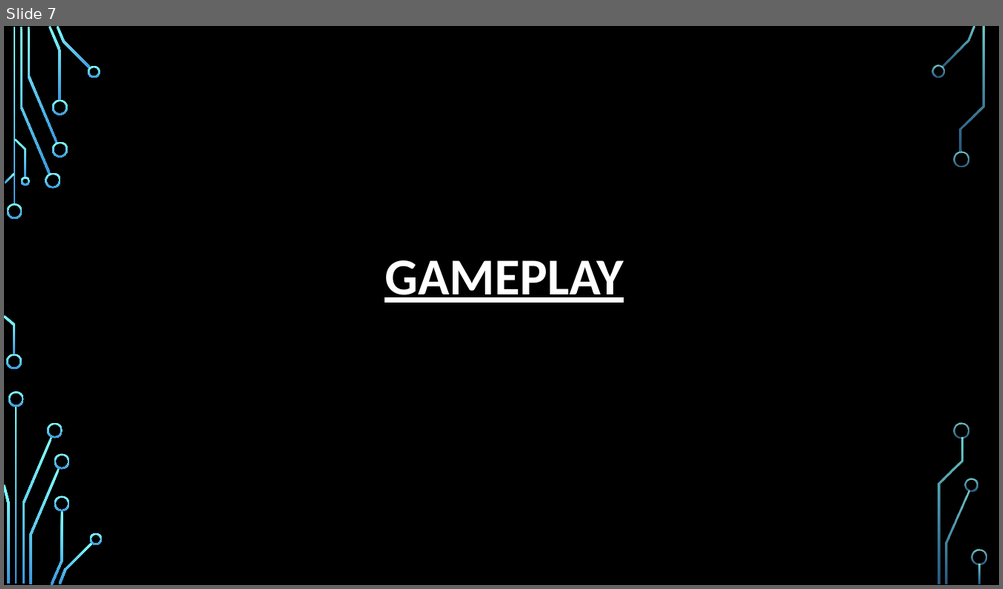
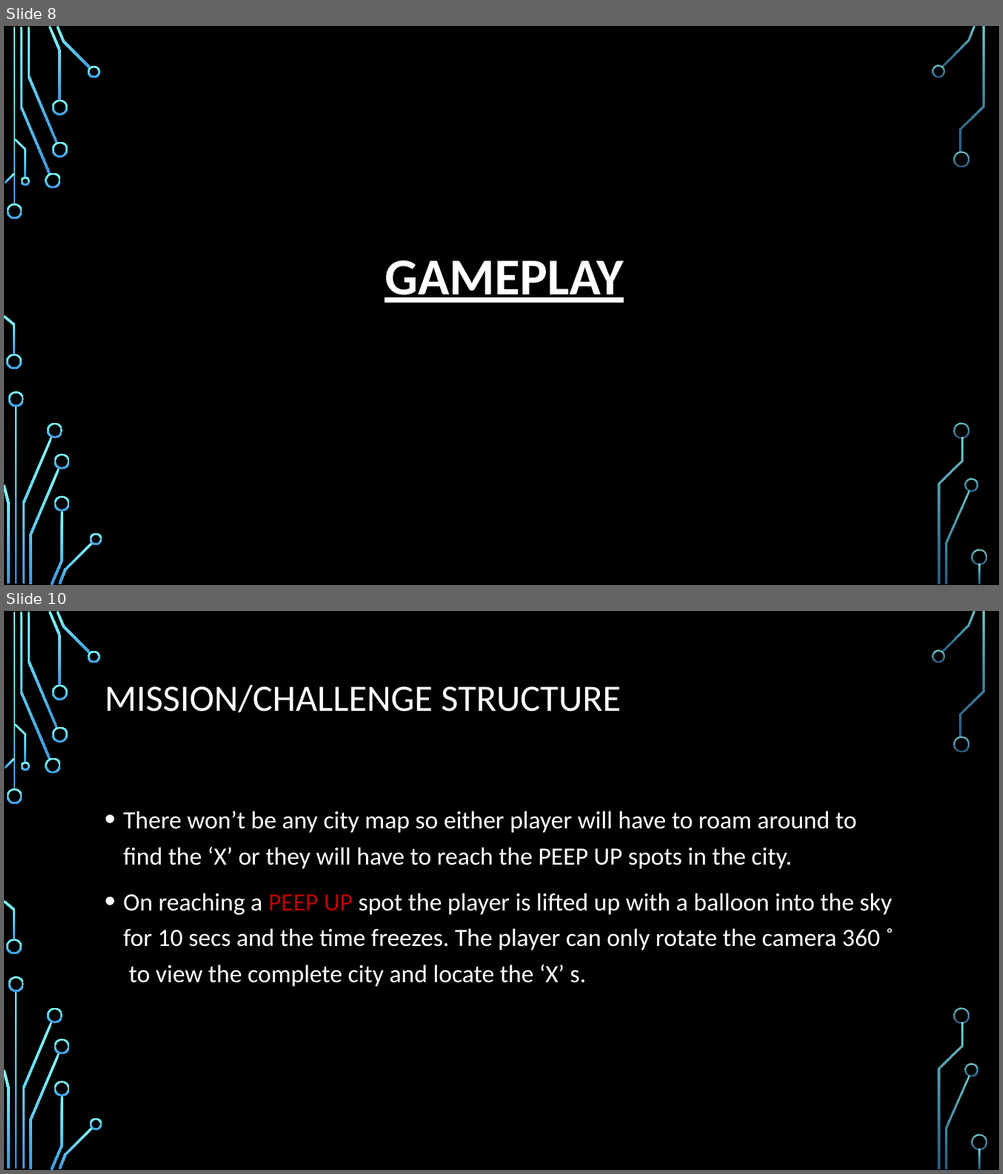
Before and after one commit to ShreyaSharma99/Game_Task3_COP290, a slide deck: Game_Document.pptx. Shown one above the other, each under a label of ours: slide 7 before the commit, slides 8 and 10 after it; the slides between them are not shown. The pictures are 1003x589 and 1003x1174 pixels, drawn with LibreOffice and Linux fonts; fonts in the diff are those of the drawing; background and template pictures are left out. Boxes give left, top, right and bottom in pixels: in the first picture for what was removed or moved away, otherwise in the second. Text is boxed around its words. In the diff, an @@ line names an element or a change of style, - is before the commit and + after.

```diff
--- a/Game_Document.pptx
+++ b/Game_Document.pptx
@@ slide 10 added at (4,611,999,1170), background picture (left out); not listed: 36 template elements that a slide beside it also shows @@
@@ title added at (105,685,620,712), 36 pt, text #FFFFFF @@
+MISSION/CHALLENGE STRUCTURE
@@ text added at (123,811,892,987), 24 pt, text #FFFFFF @@
+• There won’t be any city map so either player will have to roam around to find the ‘X’ or they will have to reach the PEEP UP spots in the city.
+• On reaching a PEEP UP spot the player is lifted up with a balloon into the sky for 10 secs and the time freezes. The player can only rotate the camera 360 ˚ to view the complete city and locate the ‘X’ s.
@@ what was slide 7 is now slide 8 @@
```
Also in this commit, not shown: 5 slides changed, 4 other slides added.
